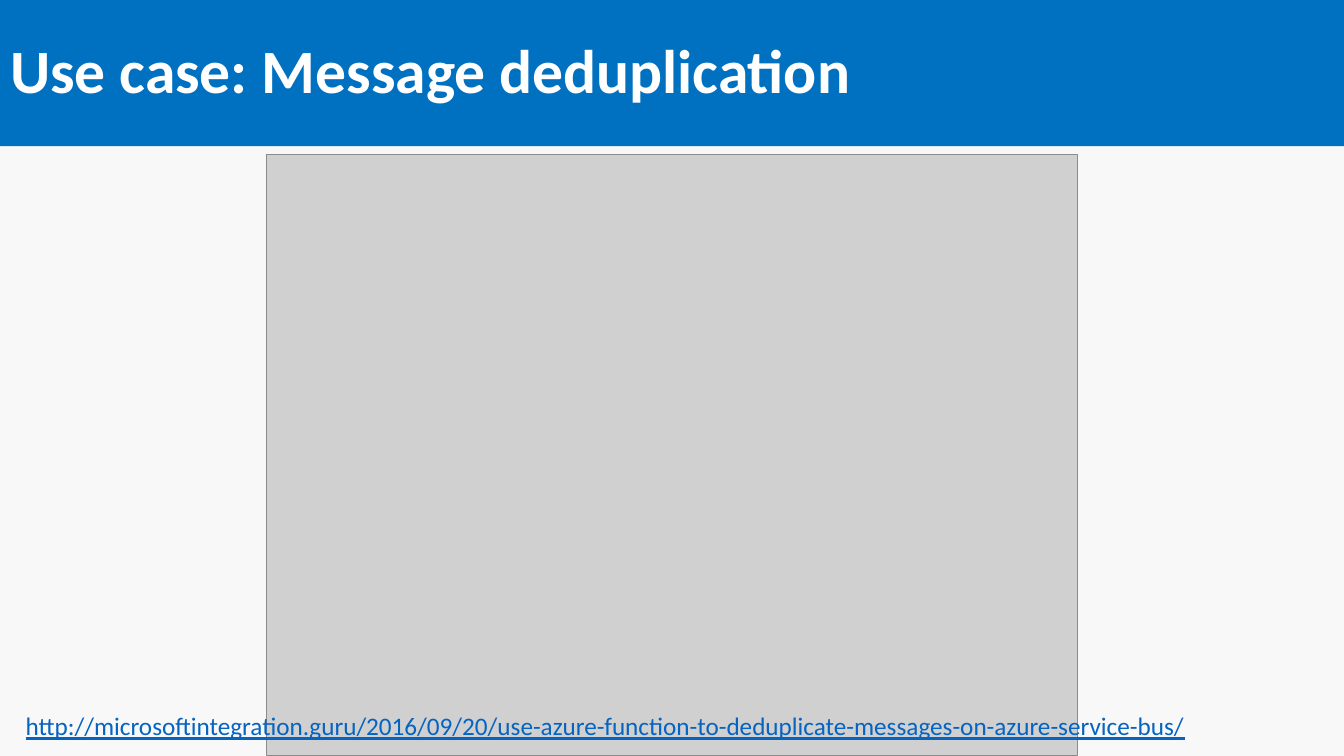
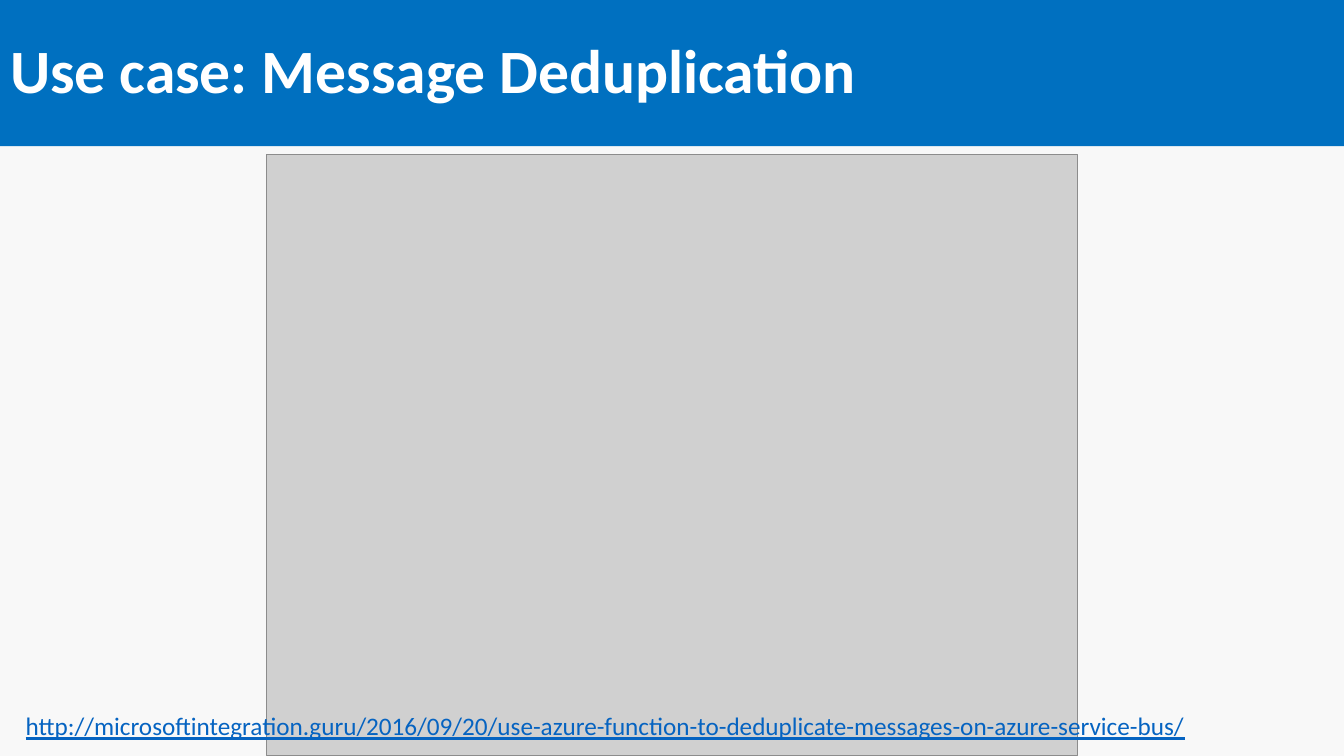
Before and after one commit to SeanFeldman/AzureFunctions-DotNet-YYC, a slide deck: slide 11 of AzureFunctions.pptx. Drawn at 1344x756 pixels with LibreOffice and Linux fonts; fonts in the diff are those of the drawing; grey boxes stand for pictures. Boxes give left, top, right and bottom in pixels: in the first picture for what was removed or moved away, otherwise in the second. Text is boxed around its words. In the diff, an @@ line names an element or a change of style, - is before the commit and + after.

```diff
--- a/AzureFunctions.pptx
+++ b/AzureFunctions.pptx
@@ title at (10,49,855,104): text changed @@
-Use case: Message deduplication
+Use case: Message Deduplication
```
Also in this commit, not shown: 7 other slides changed, 1 slide added.
